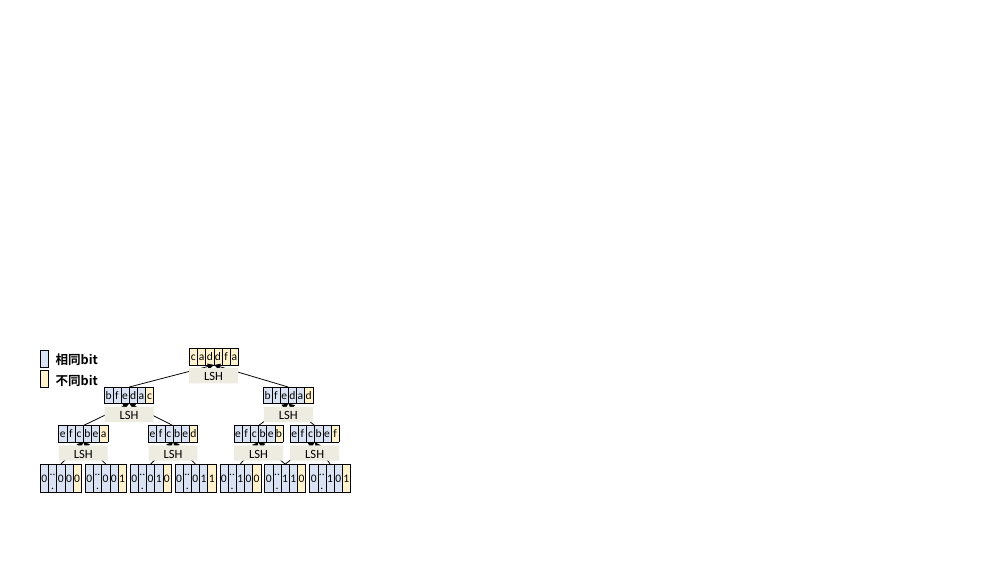
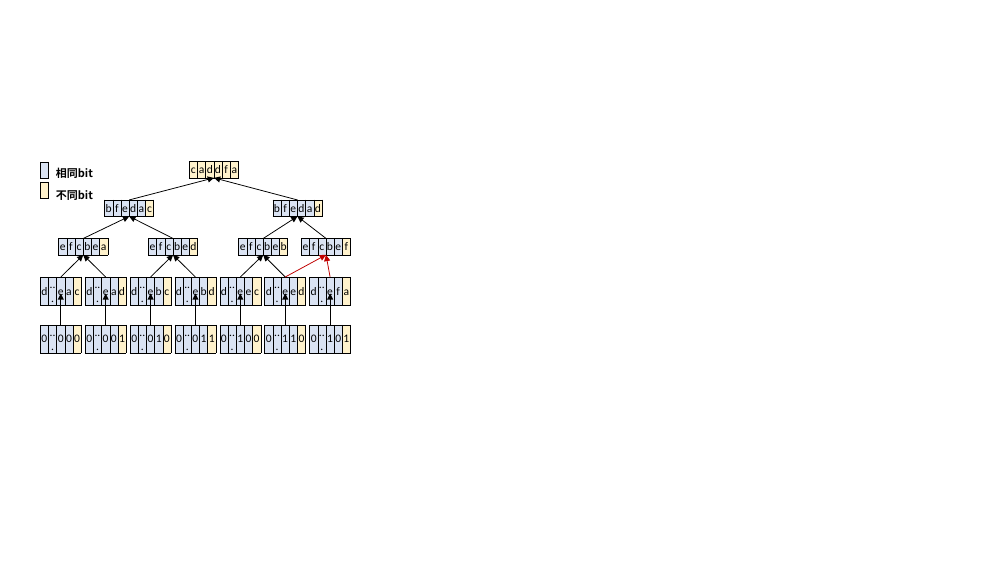
Before and after one commit to Studio-tyx/tyx_thesis_template, a slide deck: slide 27 of figure/timechain/fig.pptx. Drawn at 1008x567 pixels with LibreOffice and Linux fonts; fonts in the diff are those of the drawing. Boxes give left, top, right and bottom in pixels: in the first picture for what was removed or moved away, otherwise in the second. Text is boxed around its words. In the diff, an @@ line names an element or a change of style, - is before the commit and + after.

```diff
--- a/figure/timechain/fig.pptx
+++ b/figure/timechain/fig.pptx
@@ 5 tables, 2 arrows: place and size @@
-5 tables, 2 arrows at (40,349,239,442)
+5 tables, 2 arrows at (40,161,239,255)
@@ text "不同bit" at (56,190,93,200): size 12 to 10.5 pt @@
@@ text "相同bit" at (56,167,93,178): size 12 to 10.5 pt @@
@@ 5 arrows, 2 texts, 1 table: place and size @@
-5 arrows, 2 texts, 1 table at (56,353,214,464)
+5 arrows, 2 texts, 1 table at (56,167,214,277)
@@ arrow moved from (288, 387) - (214, 365) to (297, 200) - (214, 178) @@
@@ table: place and size @@
-table at (264,387,314,441)
+table at (273,200,323,254)
@@ table: place and size @@
-table at (234,426,284,442)
+table at (239,238,289,255)
@@ arrow moved from (285, 464) - (315, 442) to (263, 238) - (297, 216) @@
@@ arrow moved from (259, 426) - (288, 404) to (326, 238) - (297, 216) @@
@@ table: place and size @@
-table at (290,426,340,442)
+table at (302,238,352,255)
@@ arrow moved from (285, 464) - (259, 442) to (240, 277) - (263, 255) @@
@@ arrow moved from (240, 464) - (259, 442) to (285, 277) - (263, 255) @@
@@ arrow added from (285, 277) to (326, 255), #C00000 0.75 pt @@
@@ arrow added from (330, 277) to (326, 255), #C00000 0.75 pt @@
@@ group added at (40,277,352,325): 7 tables, 7 arrows @@
+d | ... | e | a | c
+d | ... | e | a | d
+d | ... | e | b | c
+d | ... | e | b | d
+d | ... | e | f | a
+d | ... | e | e | c
+d | ... | e | e | d
@@ 7 tables: place and size @@
-7 tables at (40,464,352,486)
+7 tables at (40,325,352,346)
@@ group removed at (59,368,340,464): 7 rectangles, 2 arrows @@
-LSH
-LSH
-LSH
-LSH
-LSH
-LSH
-LSH
```
Also in this commit, not shown: 4 other slides changed, 1 slide added, 6 other files.
